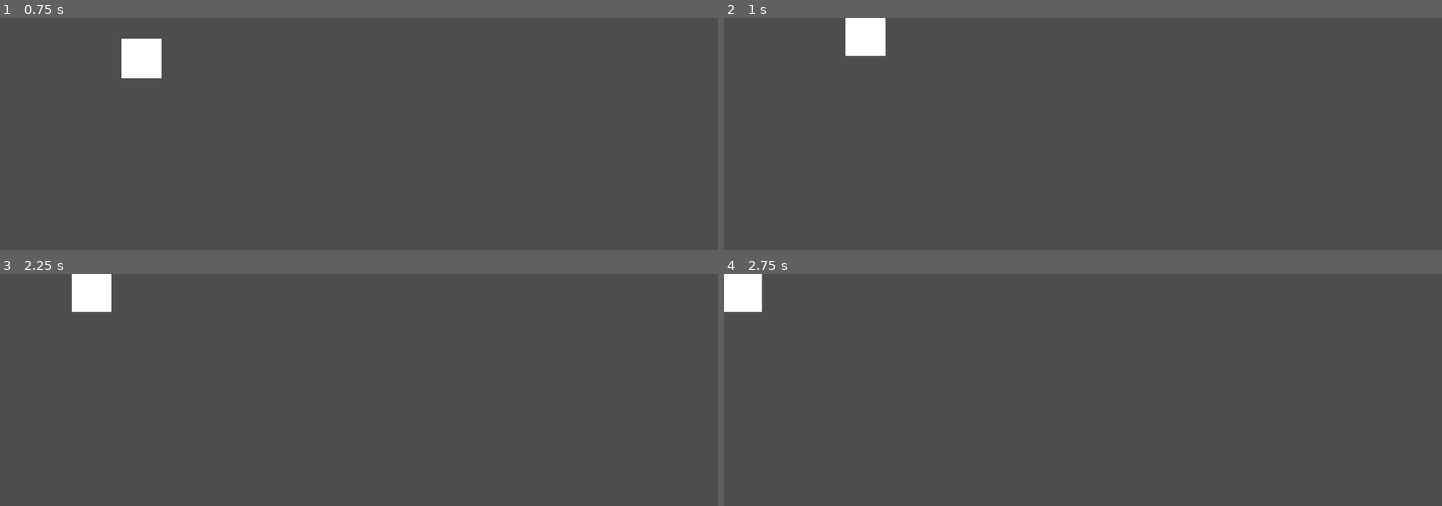
Above: before the commit, frames 1-4 (two rows, left to right).
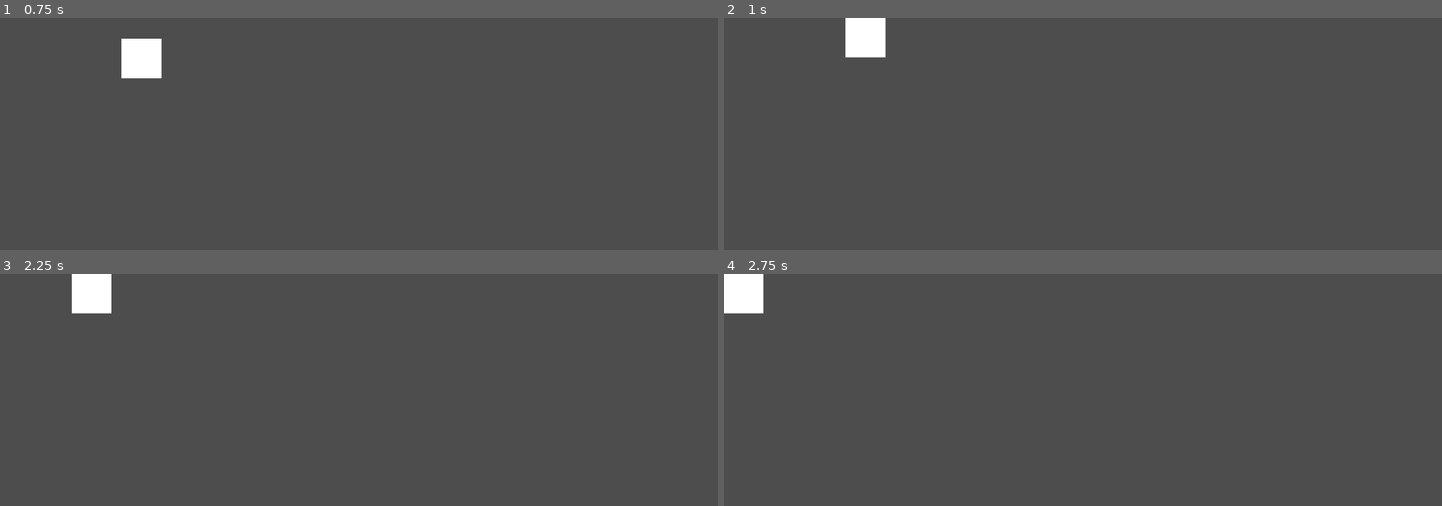
Above: after the commit, the same moments.

Repository: J-Abitria/2025-crimson-game-jam
Game: Godot game, scene res://PartyRoom.tscn
Two runs of this game, one before a commit and one after it. Both use one fixed random seed, a clock stepped at 60 frames per second and the inputs below.
Inputs:
- Up to frame 1 (0.75 s): tap Enter at 0.5 s; hold W (moveUp) from 0.53 s (still down)
- Up to frame 2 (1 s): keep holding W (moveUp)
- Up to frame 3 (2.25 s): tap Space at 1.25 s; tap Enter at 2 s; release W (moveUp) at 2.03 s; hold A (moveLeft) from 2.03 s (still down)
- Up to frame 4 (2.75 s): keep holding A (moveLeft)

Frame 1 is identical in both runs. In frame 2, less than 0.1% of the frame differs, in the area x 16-23%, y 16-18%; in frame 3, less than 0.1%; in frame 4, less than 0.1%, in the area x 0-6%, y 0-18%.

Commit message:
Fixed player hitbox.

Diff:
--- a/2025-crimson-game-jam/PartyRoom.tscn
+++ b/2025-crimson-game-jam/PartyRoom.tscn
@@ -30,7 +30,7 @@
 texture = SubResource("GradientTexture2D_udgup")
 
 [node name="CollisionShape2D" type="CollisionShape2D" parent="Player"]
-scale = Vector2(3, 3)
+scale = Vector2(3.25, 3.25)
 shape = SubResource("RectangleShape2D_hxfrn")
 
 [node name="LongWall1" type="StaticBody2D" parent="."]
